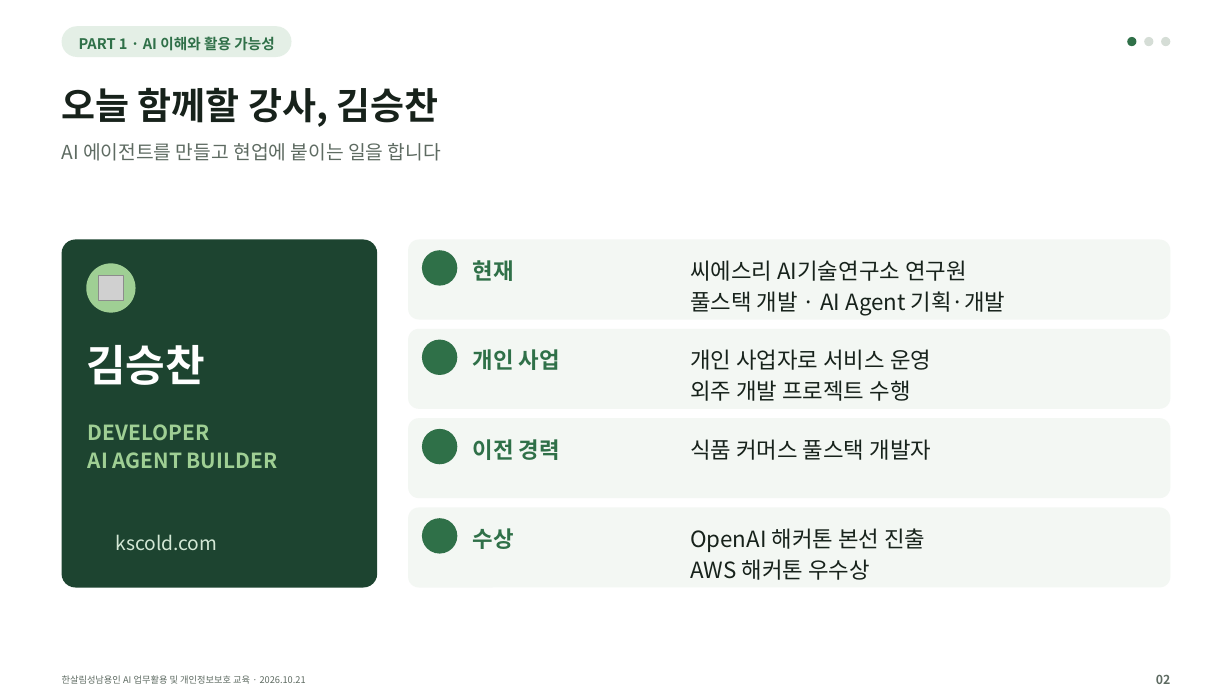
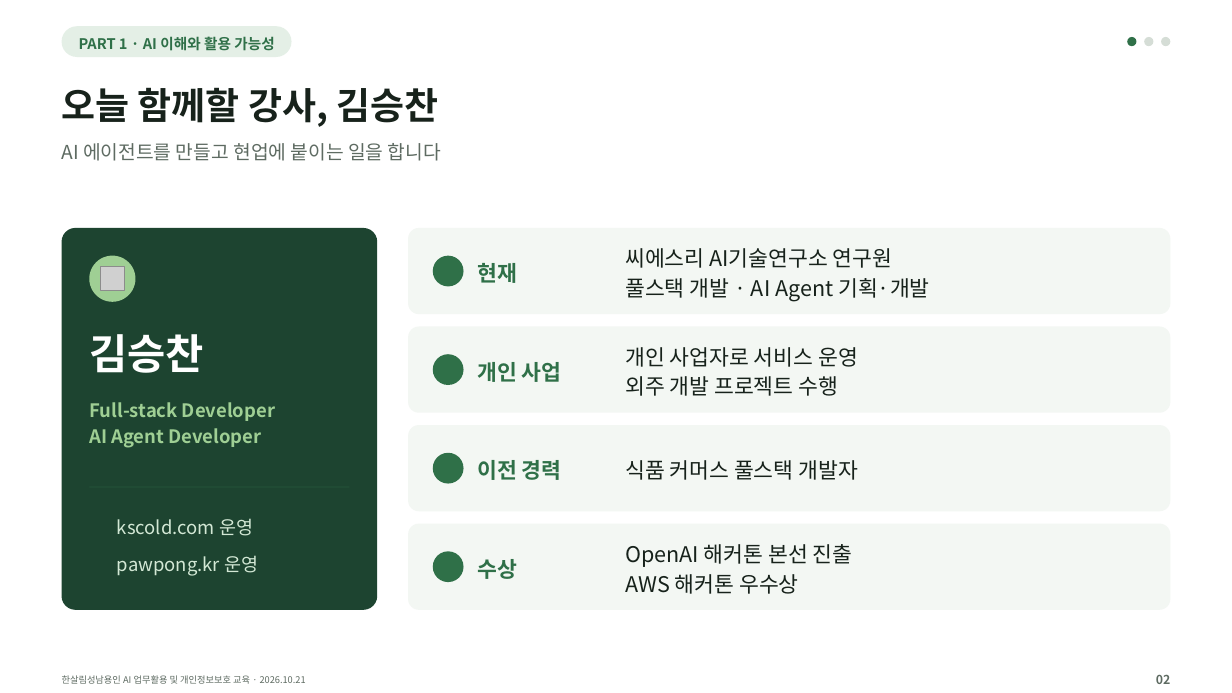
Before and after one commit to kscold/kscold-blog-version-2, a slide deck: slide 2 of apps/web/public/hansalim/files/한살림_AI교육_강의자료.pptx. Drawn at 1232x693 pixels with LibreOffice and Linux fonts; fonts in the diff are those of the drawing; grey boxes stand for pictures; background and template pictures are left out. Boxes give left, top, right and bottom in pixels: in the first picture for what was removed or moved away, otherwise in the second. Text is boxed around its words. In the diff, an @@ line names an element or a change of style, - is before the commit and + after.

```diff
--- a/apps/web/public/hansalim/files/한살림_AI교육_강의자료.pptx
+++ b/apps/web/public/hansalim/files/한살림_AI교육_강의자료.pptx
@@ rounded rectangle: place and size @@
-rounded rectangle at (62,239,378,588)
+rounded rectangle at (62,228,378,610)
@@ rounded rectangle: place and size @@
-rounded rectangle at (409,239,1171,320)
+rounded rectangle at (409,228,1171,314)
@@ rounded rectangle: place and size @@
-rounded rectangle at (86,263,135,312)
+rounded rectangle at (90,256,136,302)
@@ picture: place and size @@
-picture at (98,275,124,301)
+picture at (101,267,125,291)
@@ rounded rectangle: place and size @@
-rounded rectangle at (422,250,457,286)
+rounded rectangle at (433,256,463,287)
@@ text "씨에스리 AI기술연구소 연구원": place and size @@
-text "씨에스리 AI기술연구소 연구원" at (690,260,1006,316)
+text "씨에스리 AI기술연구소 연구원" at (625,248,929,301)
@@ text "김승찬": place and size @@
-text "김승찬" at (86,345,205,385)
+text "김승찬" at (89,334,204,373)
@@ text "김승찬" at (89,334,204,373): size 33.6 to 32.4 pt; line spacing 46.4pt to 44.7pt @@
@@ rounded rectangle: place and size @@
-rounded rectangle at (422,339,457,374)
+rounded rectangle at (433,354,463,384)
@@ text "개인 사업": place and size @@
-text "개인 사업" at (473,349,560,370)
+text "개인 사업" at (477,362,562,382)
@@ text "개인 사업자로 서비스 운영": place and size @@
-text "개인 사업자로 서비스 운영" at (690,349,931,401)
+text "개인 사업자로 서비스 운영" at (625,347,858,396)
@@ text at (89,402,275,448): text changed; size 16.2 to 14.4 pt @@
-DEVELOPER
-AI AGENT BUILDER
+Full-stack Developer
+AI Agent Developer
@@ rounded rectangle: place and size @@
-rounded rectangle at (409,419,1171,499)
+rounded rectangle at (409,425,1171,511)
@@ rounded rectangle: place and size @@
-rounded rectangle at (422,429,457,464)
+rounded rectangle at (433,453,463,483)
@@ text "이전 경력": place and size @@
-text "이전 경력" at (473,439,560,460)
+text "이전 경력" at (477,460,562,480)
@@ text "식품 커머스 풀스택 개발자": place and size @@
-text "식품 커머스 풀스택 개발자" at (690,439,931,460)
+text "식품 커머스 풀스택 개발자" at (625,460,858,480)
@@ text at (117,518,253,536): text changed; size 15 to 14.4 pt @@
-kscold.com
+kscold.com 운영
@@ proportions changed in 4 elements at (409,326,1171,412), (409,228,1171,314), (409,425,1171,511), (409,524,1171,610) @@
@@ rounded rectangle: place and size @@
-rounded rectangle at (409,507,1171,588)
+rounded rectangle at (409,524,1171,610)
@@ text "OpenAI 해커톤 본선 진출": place and size @@
-text "OpenAI 해커톤 본선 진출" at (690,528,925,580)
+text "OpenAI 해커톤 본선 진출" at (625,544,853,594)
@@ text added at (117,555,258,576), 14.4 pt, text #D3E8D5 @@
+pawpong.kr 운영
@@ rounded rectangle: place and size @@
-rounded rectangle at (422,518,457,554)
+rounded rectangle at (433,552,463,582)
@@ size 17.4 to 16.8 pt; line spacing 24pt to 23.2pt in 8 elements at (625,347,858,396), (625,248,929,301), (625,544,853,594), (625,460,858,480), (477,362,562,382), (477,460,562,480), (477,263,517,283), (477,559,517,579) @@
@@ text "수상": place and size @@
-text "수상" at (473,528,514,549)
+text "수상" at (477,559,517,579)
```
Also in this commit, not shown: 150 other slides changed, 8 slides added, 9 slides removed, 5 other files.
